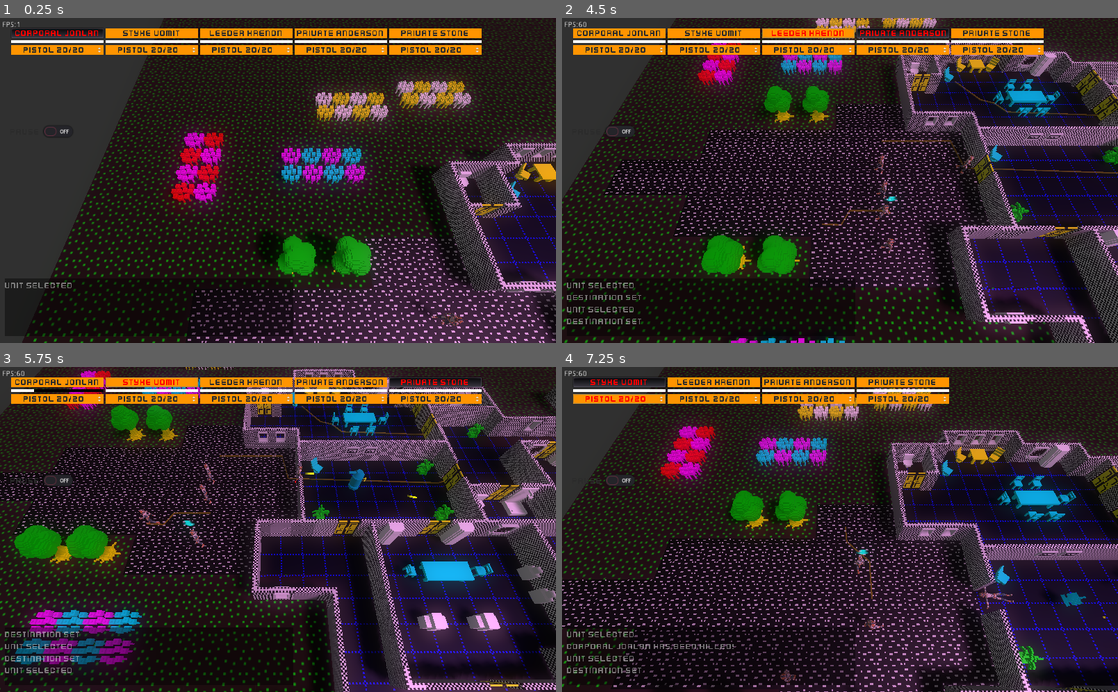
Above: before the commit, frames 1-4 (two rows, left to right).
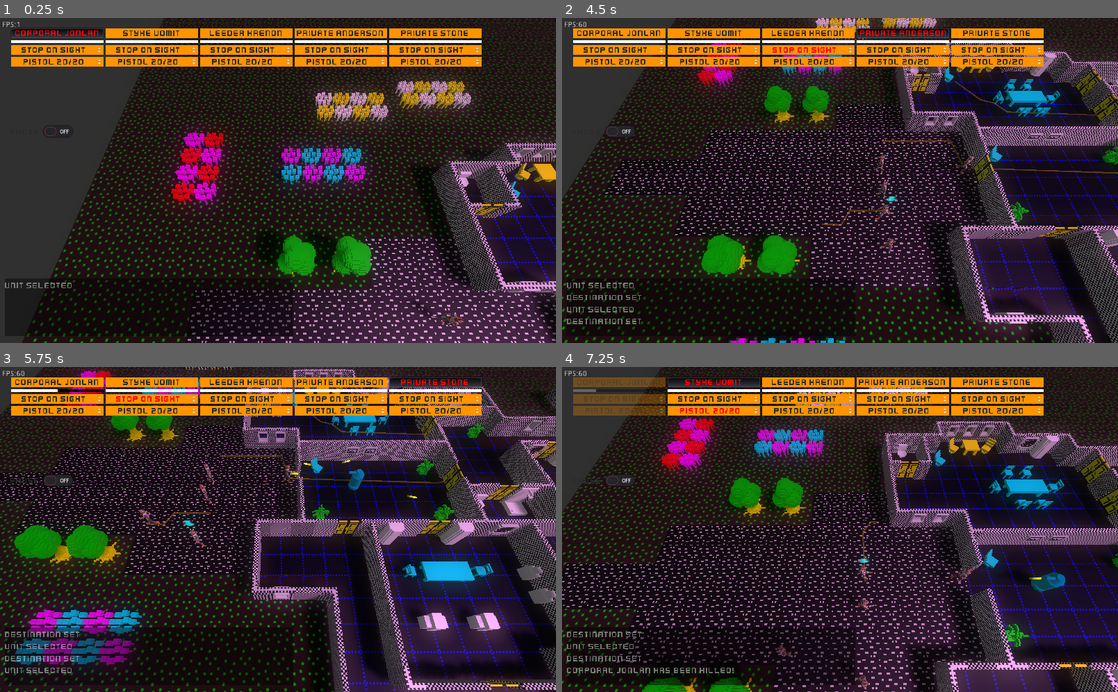
Above: after the commit, the same moments.

Repository: SteveSmith16384/LaserFodder
Game: Godot game, scene res://Main.tscn
Two runs of this game, one before a commit and one after it. Both use one fixed random seed, a clock stepped at 60 frames per second and the inputs below.
Inputs (mouse positions are in pixels of both pictures, inside the frame that each line leads up to):
- Up to frame 1 (0.25 s): no input
- Up to frame 2 (4.5 s): click "Pistol 20/20" at 0.5 s; click (617, 50) at 1.25 s, where only the run after the commit has a clickable "Stop on Sight"; move the mouse to (962, 164) at 2.02 s; hold Right (ui_right) 2.03-2.78 s; tap one key every 0.75 s from 2.1 s: 1 (unit_1) 2 (unit_2) 3 (unit_3) 4 (unit_4); click (962, 164) at 2.17 s; move the mouse to (728, 196) at 2.77 s; hold Down (ui_down) 2.78-3.53 s; move the mouse to (895, 109) at 3.52 s; hold Right (ui_right) 3.53-4.28 s; move the mouse to (812, 245) at 4.27 s; hold Up (ui_up) from 4.28 s (still down); click (812, 245) at 4.42 s
- Up to frame 3 (5.75 s): move the mouse to (444, 578) at 5.02 s; release Up (ui_up) at 5.03 s; hold Left (ui_left) from 5.03 s (still down); tap 5 (unit_5) at 5.1 s
- Up to frame 4 (7.25 s): move the mouse to (673, 480) at 5.77 s; tap 1 (unit_1) at 5.85 s; move the mouse to (867, 529) at 6.52 s; release Left (ui_left) at 6.53 s; hold Down (ui_down) from 6.53 s (still down); tap 2 (unit_2) at 6.6 s; click (867, 529) at 6.67 s

The runs differ from the first frame. In frame 1, 2.8% of the frame differs, in the area x 2-87%, y 8-15%; in frame 2, 3.1%; in frame 3, 3.3%; in frame 4, 39%, in the area x 0-100%, y 0-100%.

Commit message:
Different movement modes

Diff:
--- a/src/Globals.gd
+++ b/src/Globals.gd
@@ -8,6 +8,11 @@
 
 const SIDE_PLAYER = 0
 const SIDE_STERNER = 1
+
+# These must match dropdown in player ui:-
+const ACTION_STOP = 0
+const ACTION_WALK_SHOOT = 1
+const ACTION_RUN = 2
 
 var astar: AStar
 var rnd : RandomNumberGenerator
--- a/src/UI/GameUI.gd
+++ b/src/UI/GameUI.gd
@@ -11,8 +11,8 @@
 	var icon = player_icon_class.instance()
 	icon.init(player)
 	$PlayerIcons.add_child(icon)
-	#icon.player = player
 	icon.connect("player_selected", self, "_on_player_selected")
+	#icon.connect("action_mode_changed", self, "_on_action_mode_changed")
 
 	player_icons[player] = icon
 	pass
--- a/src/UI/UnitUIControl.gd
+++ b/src/UI/UnitUIControl.gd
@@ -1,6 +1,7 @@
 extends Control
 
 signal player_selected
+#signal action_mode_changed
 
 var player : KinematicBody
 
@@ -12,12 +13,15 @@
 
 	player.connect("health_changed", self, "_on_health_changed")
 	player.connect("equipment_changed2", self, "_on_equipment_changed")
+
+	$VBoxContainer/ActionMode.add_item("Stop on Sight")
+	$VBoxContainer/ActionMode.add_item("Keep Moving")
+	$VBoxContainer/ActionMode.add_item("Run!")
 	pass
 
 
 func _on_SelectButton_pressed():
 	$VBoxContainer/SelectButton.accept_event()
-	#get_tree().set_input_as_handled()
 	emit_signal("player_selected", player)
 	pass
 
@@ -25,7 +29,8 @@
 func _on_health_changed(_pl):
 	var ud = player.get_node("UnitData")
 	if ud.killed:
-		self.visible = false
+		#self.visible = false
+		self.modulate.a = 0.3
 	else:
 		$VBoxContainer/HealthProgressBar.max_value = ud.max_health
 		$VBoxContainer/HealthProgressBar.value = ud.health
@@ -67,3 +72,11 @@
 func set_pressed(b:bool):
 	$VBoxContainer/SelectButton.set_pressed(b)
 	pass
+
+
+func _on_ActionMode_item_selected(index):
+	var unit_data = player.get_node("UnitData")
+	unit_data.action_mode = index
+	#emit_signal("action_mode_changed", player, index)
+
+	pass
--- a/src/UI/UnitUIControl.tscn
+++ b/src/UI/UnitUIControl.tscn
@@ -30,11 +30,18 @@
 value = 50.0
 percent_visible = false
 
-[node name="CarriedItems" type="OptionButton" parent="VBoxContainer"]
+[node name="ActionMode" type="OptionButton" parent="VBoxContainer"]
 margin_top = 31.0
 margin_right = 170.0
 margin_bottom = 49.0
 align = 1
 
+[node name="CarriedItems" type="OptionButton" parent="VBoxContainer"]
+margin_top = 53.0
+margin_right = 170.0
+margin_bottom = 71.0
+align = 1
+
 [connection signal="pressed" from="VBoxContainer/SelectButton" to="." method="_on_SelectButton_pressed"]
+[connection signal="item_selected" from="VBoxContainer/ActionMode" to="." method="_on_ActionMode_item_selected"]
 [connection signal="item_selected" from="VBoxContainer/CarriedItems" to="." method="_on_CarriedItems_item_selected"]
--- a/src/components/UnitData.gd
+++ b/src/components/UnitData.gd
@@ -12,6 +12,9 @@
 var accuracy : float = 70
 var killed = false
 var time_until_target_check: float
+
+# Player data
+var action_mode:  int = 0
 
 # Droid data
 var guard : bool = true
--- a/src/project.godot
+++ b/src/project.godot
@@ -90,6 +90,11 @@
 "events": [ Object(InputEventKey,"resource_local_to_scene":false,"resource_name":"","device":0,"alt":false,"shift":false,"control":false,"meta":false,"command":false,"pressed":false,"scancode":53,"physical_scancode":0,"unicode":0,"echo":false,"script":null)
  ]
 }
+pause={
+"deadzone": 0.5,
+"events": [ Object(InputEventKey,"resource_local_to_scene":false,"resource_name":"","device":0,"alt":false,"shift":false,"control":false,"meta":false,"command":false,"pressed":false,"scancode":80,"physical_scancode":0,"unicode":0,"echo":false,"script":null)
+ ]
+}
 
 [layer_names]
 
--- a/src/systems/PlayerAISystem.gd
+++ b/src/systems/PlayerAISystem.gd
@@ -23,7 +23,7 @@
 	var can_move = player.get_node("CanMove")
 	var can_shoot = player.get_node("CanUseItem")
 
-	if can_shoot.current_target != null:
+	if can_shoot.current_target != null and unit_data.action_mode != Globals.ACTION_RUN:
 		if is_instance_valid(can_shoot.current_target) == false:
 			# Target is dead
 			can_shoot.current_target = null
@@ -36,26 +36,18 @@
 
 		var can_see = player.can_see_target(can_shoot.current_target)
 		if can_see:
-			#player.turn_to_face(can_shoot.current_target)
-
 			#var dist = self.global_translation.distance_to($CanUseItem.current_target.global_translation)
 			#var is_gun = $CanUseItem.current_weapon.get_node("IsGun")
 #			if dist < is_gun.distance:
-#			if is_player.selected == false:
-#				can_move.has_destination = false
 			var can_carry = player.get_node("CanCarry")
 			if can_carry.current_item != null:
 				var shot_fired = can_shoot.use_item(can_carry.current_item, can_shoot.current_target.global_translation)
 				if shot_fired:
 					player.shoot_anim()
 					player.emit_signal("equipment_changed2")
-#			return
-#			else:
-#				# Walk towards them
-#				set_destination($CanUseItem.current_target.translation, false)
+				if unit_data.action_mode == Globals.ACTION_STOP:
+					return
 		else:
-			# Walk towards them?
-			#set_destination(can_move, can_shoot.current_target.translation, false)
 			pass
 	else:
 		if is_player.selected == false: # Only auto-select target if not selected
@@ -92,6 +84,8 @@
 		return # Loop around next time
 
 	var offset :Vector3 = dir.normalized() * SPEED
+	if unit_data.action_mode == Globals.ACTION_RUN:
+		offset = offset * 1.5
 	var old_pos:= Vector2(player.translation.x, player.translation.z)
 	player.move_and_slide(offset)
 
